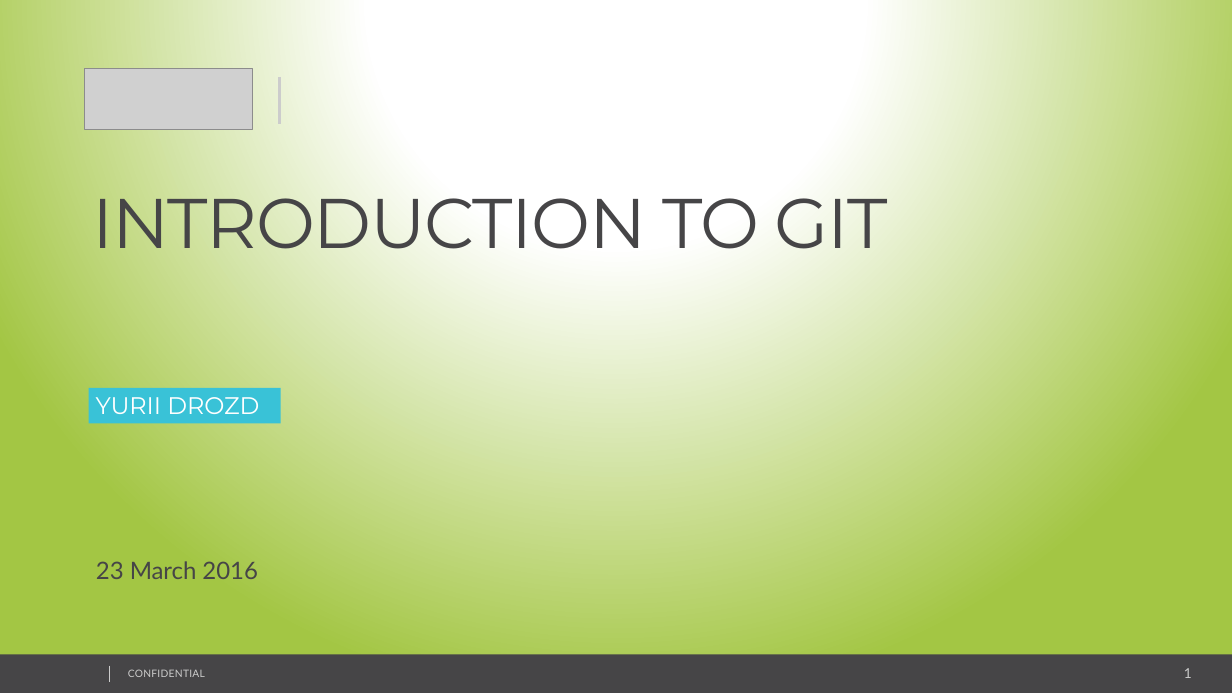
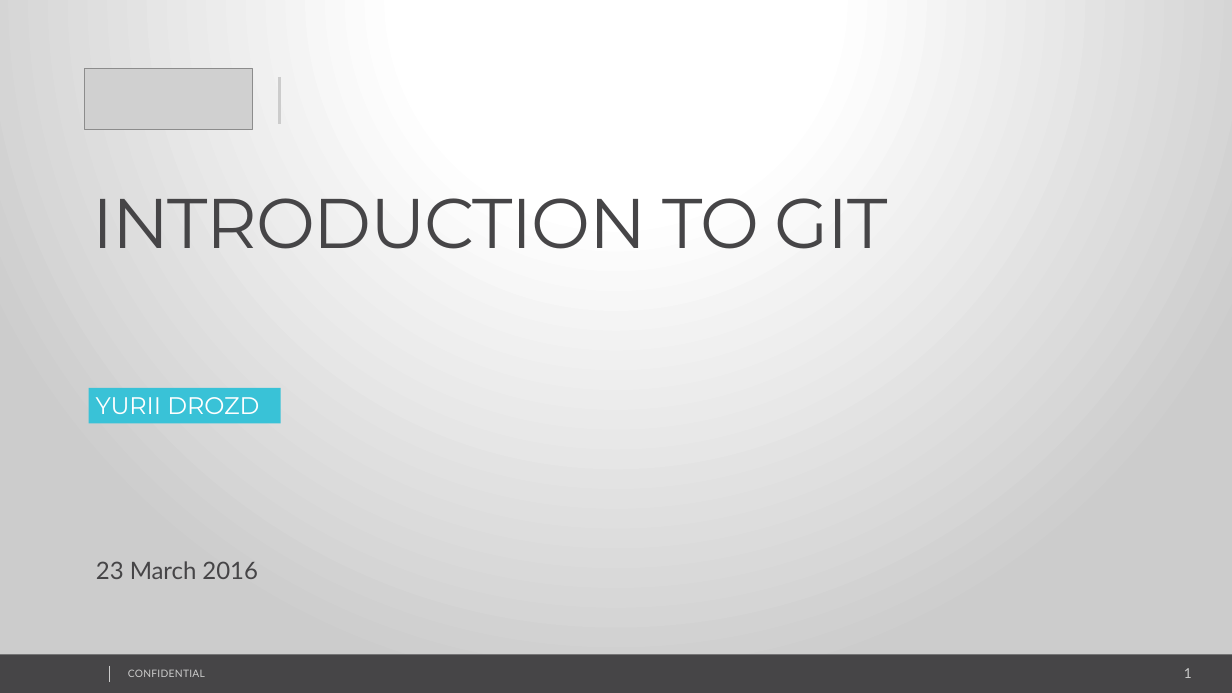
Before and after one commit to TaniaSheva/Igel, a slide deck: slide 1 of part1.pptx. Drawn at 1232x693 pixels with LibreOffice and Linux fonts; fonts in the diff are those of the drawing; grey boxes stand for pictures; background and template pictures are left out. Boxes give left, top, right and bottom in pixels: in the first picture for what was removed or moved away, otherwise in the second. Text is boxed around its words. In the diff, an @@ line names an element or a change of style, - is before the commit and + after.

Commit message:
Updated presentation.

```diff
--- a/part1.pptx
+++ b/part1.pptx
@@ background gradient #FFFFFF to #A3C644 to gradient #FFFFFF to #CCCCCC @@
```
Also in this commit, not shown: 1 other slide changed, 1 slide added.
